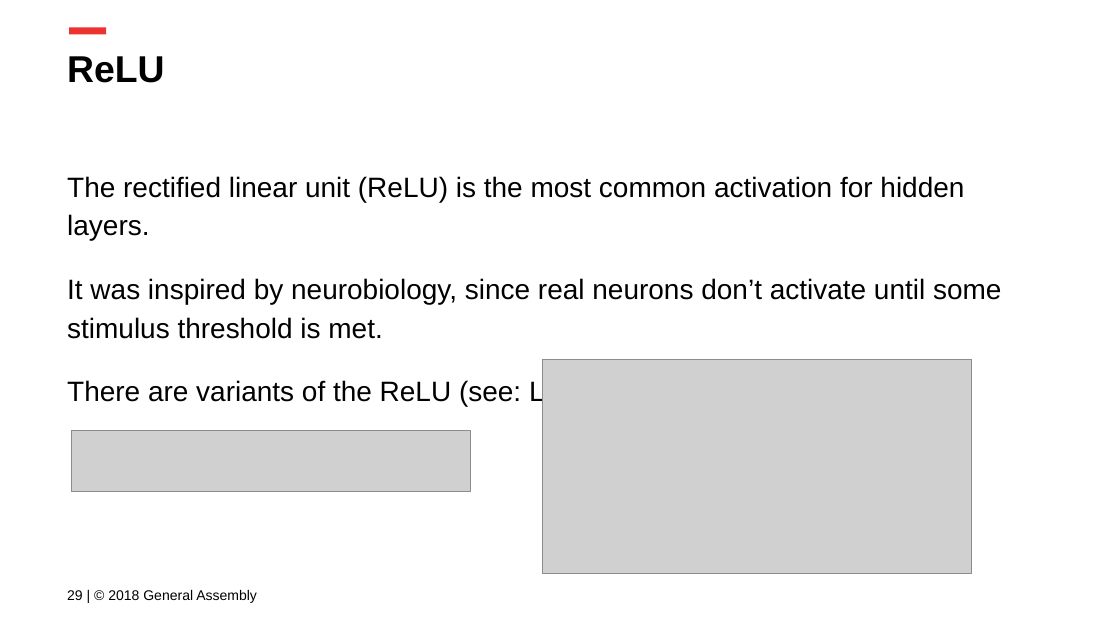
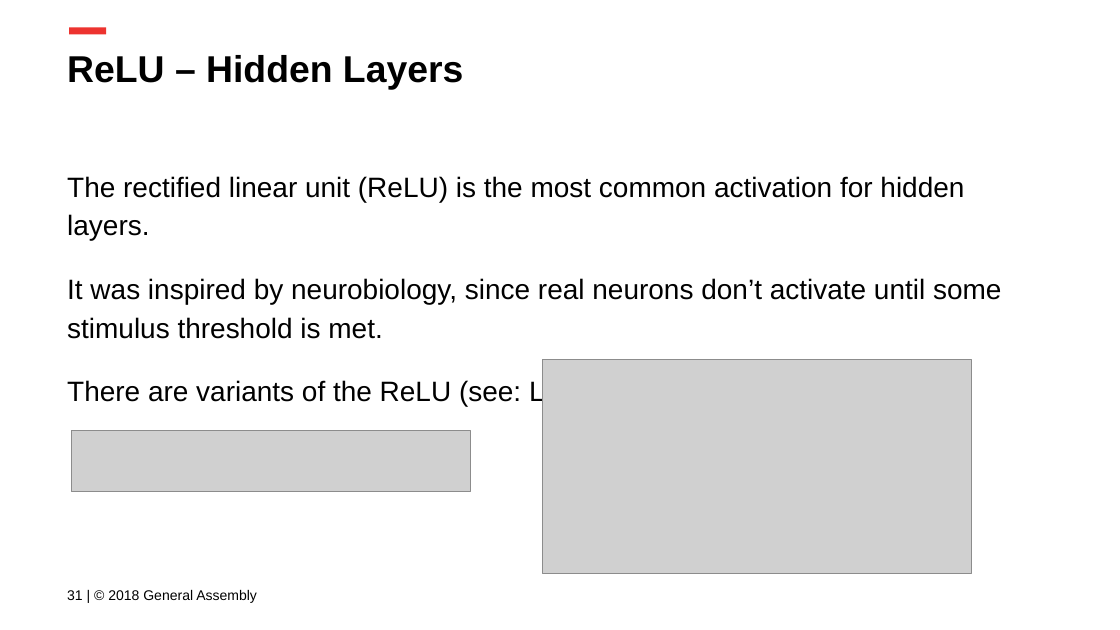
Before and after one commit to ga-curriculum/lesson-intro-nn, a slide deck: slide 31 of Intro to NNs.pptx (slide 29 before the commit). Drawn at 1120x630 pixels with LibreOffice and Linux fonts; fonts in the diff are those of the drawing; grey boxes stand for pictures; background and template pictures are left out. Boxes give left, top, right and bottom in pixels: in the first picture for what was removed or moved away, otherwise in the second. Text is boxed around its words. In the diff, an @@ line names an element or a change of style, - is before the commit and + after.

```diff
--- a/Intro to NNs.pptx
+++ b/Intro to NNs.pptx
@@ title at bbox=[67, 55, 463, 90]: text changed @@
-ReLU
+ReLU – Hidden Layers
@@ text at bbox=[67, 590, 257, 603]: text changed @@
-29 | © 2018 General Assembly
+31 | © 2018 General Assembly
```
Also in this commit, not shown: 7 other slides changed, 1 slide added, 2 other files.
